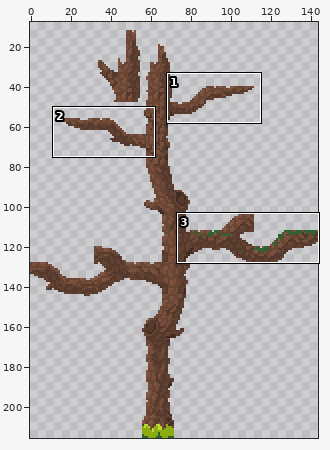
Sprite sheet -- res/image/tree.png. The first picture is a wide view before the edit; the outline marks the close-up.
Close-up. Before the commit:
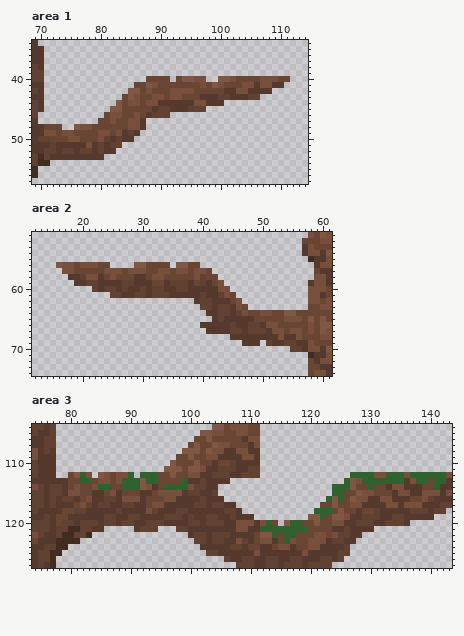
The file is 144x216 pixels. Shown: area 1: x 69..114, y 34..57; area 2: x 12..61, y 51..74; area 3: x 74..143, y 104..127. The wide view leaves out empty margins. The commit also changed other parts of the picture, which this record leaves out.
And afterwards:
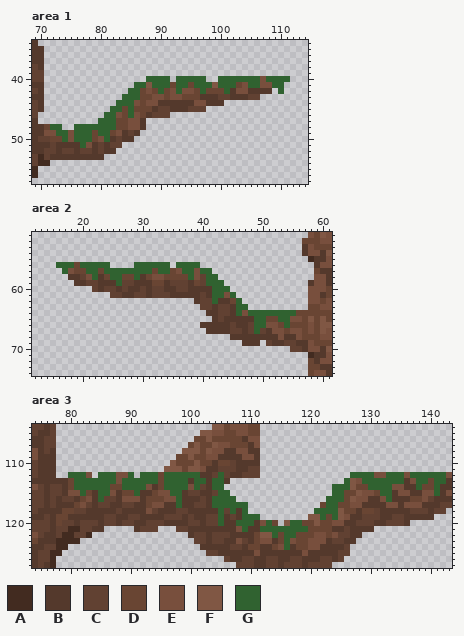
Palette (. is transparent): A #422b20  B #54392c  C #614132  D #694533  E #784f3d  F #805744  G #306230
Diff:
--- area 1
@@ x 69..114 @@
 39 CC............................................
-40 CC.................DDDD.DFFEE..FFEDDDDEEEDD...
-41 BB...............DDFEDDDDDDDEDFEDDDEEBEEBB....
-42 CB..............FFDEDDDEEEEDDDDDBBEEBBBB......
-43 BB.............DFEDDEEDEEDDDBBBCCBBBCC........
-44 CB............FDEEDEEBBBBBBEEBBB..............
-45 CB...........FFDDDDDBCCBBBCCC.................
-46 C...........DEEDDEDBCCC.......................
-47 B..........DDEDDEEB...........................
-48 BBDDD..FEEDDDDDDEEB...........................
-49 BBEEDEEDDDDEEDEBCB............................
-50 BCCDDDEEDDDECBCBB.............................
-51 BBBCBBBBBEBCBCC...............................
+40 CC.................GGGG.GGGGG..GGGGGGGEGGGG...
+41 BB...............GGFGGGDGGDGGGFGGGDEGGEEGG....
+42 CB..............GGDEDGDEGEEDGDDDGBEEBBBB.G....
+43 BB.............GGGDDEEDEEDDDBBBCCBBBCC........
+44 CB............GGGEDEEBBBBBBEEBBB..............
+45 CB...........GGDGDDDBCCBBBCCC.................
+46 C...........GGEDGEDBCCC.......................
+47 B..........GGGDDEEB...........................
+48 BBDGG..GGGGGGGDDEEB...........................
+49 BBEEGGEGGGDGGDEBCB............................
+50 BCCDDGEGGGDEGBCBB.............................
+51 BBBCBBBBGEBCBCC...............................
 52 BBCCBCCBCCBCBB................................
--- area 2
@@ x 12..61 @@
 55 ..............................................ABBE
-56 ....FEEDEEEDD....FFDDDD.FFDD...................BEE
-57 .....EEDDDDDEEEDEEEDDEEDEEDEED.................DBB
-58 ......BBCEEBDEDDDBBDEEDDDDDECDD................EEB
-59 .......BBCCBBBBCCBBBDDBCCCBDCBDE..............BEEB
-60 ..........CBCCBCBBCBCCBBCCBBBBBEE.............EEED
-61 .............CCBBCCBCCCBBBBBCBBCED............EEBD
-62 ...........................BCCBBBDE...........EEDE
-63 ............................CCBCCBED..........DDEE
-64 .............................BBCCBCEDDEEDDFFDDDDDD
-65 ..............................BCBBBBBDDDDDEEEDFDFD
-66 ............................BBBBBCBBCCBEEDDDDDEDFF
-67 .............................BBBBCCBCCCBEEDEEDEDFE
+56 ....GGGDGGGGG....GGGGGG.GGGG...................BEE
+57 .....GEDDGGDGGGGGGGGDGGDEGGEGG.................DBB
+58 ......BBCEGBDGGDDGBDEEDDDDGECGG................EEB
+59 .......BBCCBBBGCCBBBDDBCCCBDCGGG..............BEEB
+60 ..........CBCCBCBBCBCCBBCCBBBBGGG.............EEED
+61 .............CCBBCCBCCCBBBBBCBGGEG............EEBD
+62 ...........................BCCGBBDG...........EEDE
+63 ............................CCBCCBGG..........DDEE
+64 .............................BBCCBGEGGGGGGGGDDDDDD
+65 ..............................BCBBBBBGGDDGGEEDFDFD
+66 ............................BBBBBCBBCGGEEDGDDDEDFF
+67 .............................BBBBCCBCGCBEEDEEDEDFE
 68 .................................BBBBBBBBEBBEDDDEE
--- area 3
@@ x 74..143 @@
 111 CBBB..................FFFDFFEBBCCCBBCC................................
-112 CBBB..DFGE.FEDEEG.GGGDDFDDEEBBCCCBBCCC...............GGGGEEGGGEGGGGGGE
-113 BBBBBBDDGGDEEDEGGGFGGDDDDGBBCBBBB...................GFEGGGGGGGBEGGDGGB
-114 ECBCCBDEDDEGGDDGGGFEBDGGGGECCBB...................GGGFDDGDDBEEBBBDDGBB
-115 CCBCCBEEDDBBDEBDDDBBDEEEEBCCBBC...................GGDDFEEDDDBEEBBEEEBE
-116 CCBCBCCBDEBBCCBEEEBDDDEEBBBBCBBB.................GFGDFEEBBEEBBBDDECBBB
-117 CCBCBBBDECBCCBBCCBBDEEBBBBBCCBCCBB..............DDFDDEEBBBBEEBEEEBBBCC
-118 CBBBBDDCCBBBBBCBBBBECBBBCCBBBBBBCCB............GGGDFDDBDDCBBBBBCCCBCC.
-119 BBCBDDBBBBBBCCBBCCBBBBCCCBCBBCCBBCBBB.........FFGDFFEBBCCCBBCCBBBBB...
-120 CCCBDCCBCCCBCCBCCBBCCCBBBBCCBCCCBBEEEBEGD.FGGDDFDDEEBBCCCBBCCCB.......
-121 CCCBCCAACCBB.....BCCC...CCBBBBBBBBEEBBGGGGGGGGDDDDBBCBBBB.............
+112 CBBB..GGGE.GGGEEG.GGGDGGGGGGBBCGCBBCCC...............GGGGEEGGGEGGGGGGE
+113 BBBBBBDGGGGGGGEGGGGGGDGGGGBGGBGGB...................GFEGGGGGGGBEGGDGGB
+114 ECBCCBDGGGGGGDDGGGGEBDGGGGEGCBGG..................GGGFDDGGGGEEBBGDDGBB
+115 CCBCCBEEGDBGGEBDDGBBDEEGGBCCBBCGG.................GGDDFEEDGGBEEBBEEGBE
+116 CCBCBCCBDEBGCCBEEEBDDDEEGBBBCBGGGG...............GGGDFEEBBEGBBBDDECBBB
+117 CCBCBBBDECBCCBBCCBBDEEBBGBBCCBGGGGGG............DGGDDEEBBBBEEBEEEBBBCC
+118 CBBBBDDCCBBBBBCBBBBECBBBCCBBBBBGCGBG...........GGGGFDDBDDCBBBBBCCCBCC.
+119 BBCBDDBBBBBBCCBBCCBBBBCCCBCBBCCGBCBGGG........FFGDGFEBBCCCBBCCBBBBB...
+120 CCCBDCCBCCCBCCBCCBBCCCBBBBCCBCCGBBGGGBEGD.FGGDDFDDEEBBCCCBBCCCB.......
+121 CCCBCCAACCBB.....BCCC...CCBBBBBBBBEGBBGGGGGGGGDDDDBBCBBBB.............
 122 ECBBCAACCA................BCCBCCCBBBBDFFGDGGDDDEEDECCBB...............
 123 DBBBAAAA...................CCBCCBBECBDEEBDGEDDEEEBCCBB................
-124 BBCCAA......................BBBBBCCBDDBBDEEBDDEEBBBBC.................
+124 BBCCAA......................BBBBBCCBDDBBDEGBDDEEBBBBC.................
 125 BCCAA........................CCBBBBBBEBBBBBBBEBBBBBCC.................
Changed places in both close-ups, as pixel boxes (x1, y1, x2, y2):
changed: (50, 76, 290, 148)
changed: (56, 262, 296, 334)
changed: (68, 472, 260, 532)
changed: (374, 484, 392, 502)
changed: (416, 484, 440, 496)
changed: (326, 496, 338, 520)
changed: (284, 544, 290, 550)
